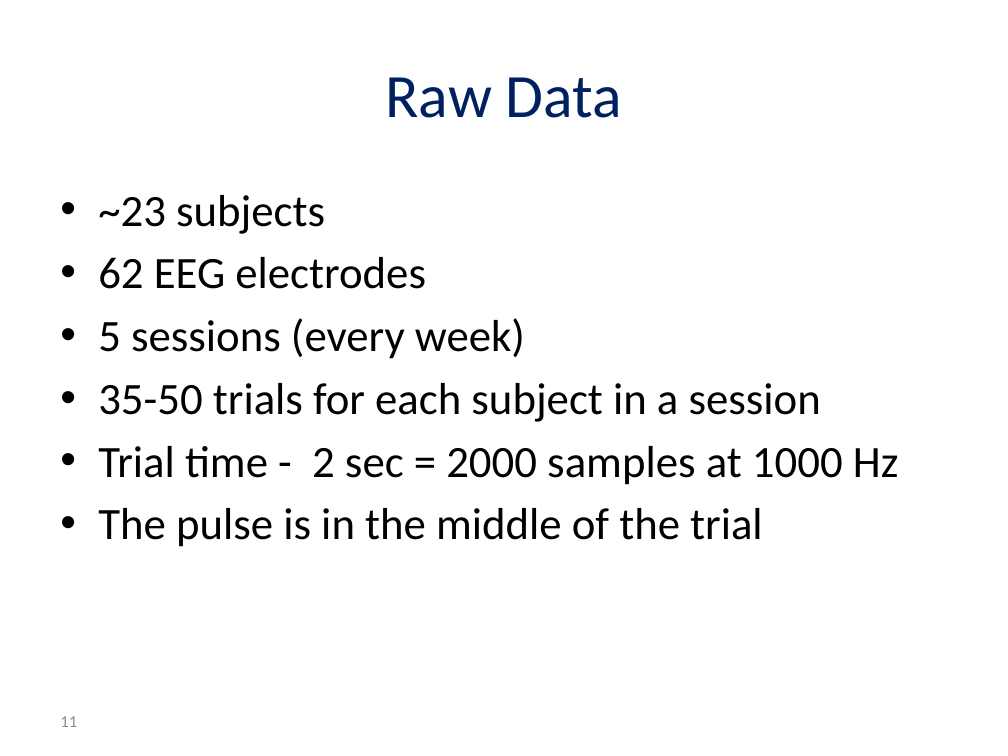
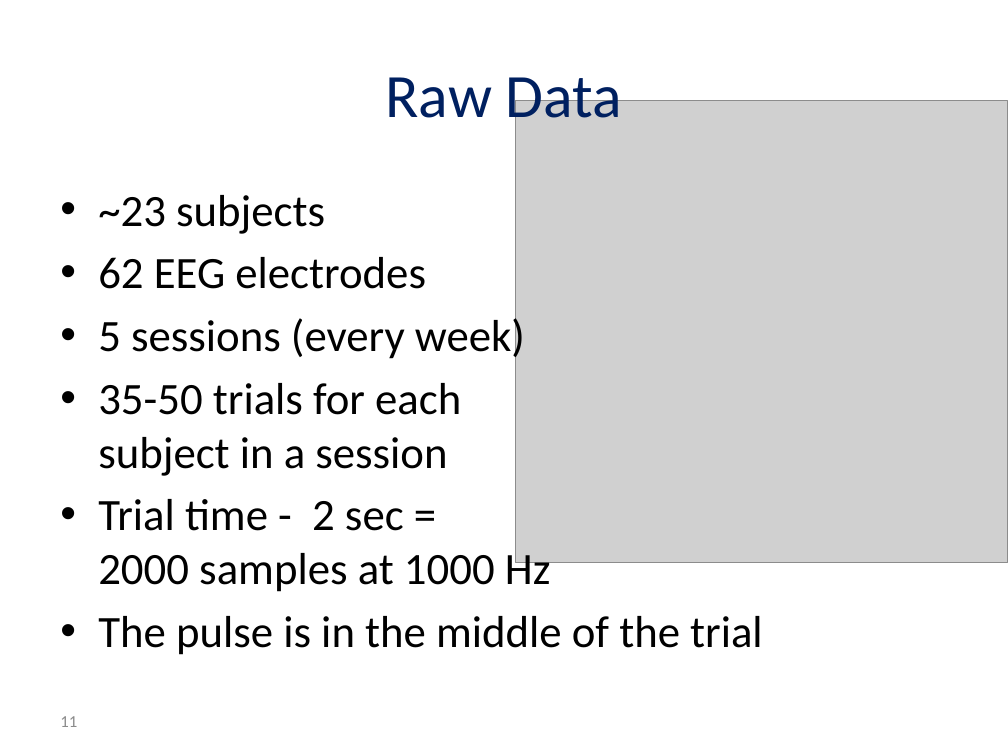
Before and after one commit to reggevlivney/BrainSway, a slide deck: slide 11 of Project_Midterm_Presentation.pptx. Drawn at 1008x756 pixels with LibreOffice and Linux fonts; fonts in the diff are those of the drawing; grey boxes stand for pictures; background and template pictures are left out. Boxes give left, top, right and bottom in pixels: in the first picture for what was removed or moved away, otherwise in the second. Text is boxed around its words. In the diff, an @@ line names an element or a change of style, - is before the commit and + after.

```diff
--- a/Project_Midterm_Presentation.pptx
+++ b/Project_Midterm_Presentation.pptx
@@ picture added at (516, 101, 1008, 562) @@
@@ text "~23 subjects" rewrapped from (98, 195, 899, 547) to (98, 195, 763, 655) @@
```
Also in this commit, not shown: 7 other slides changed, 1 other file.
